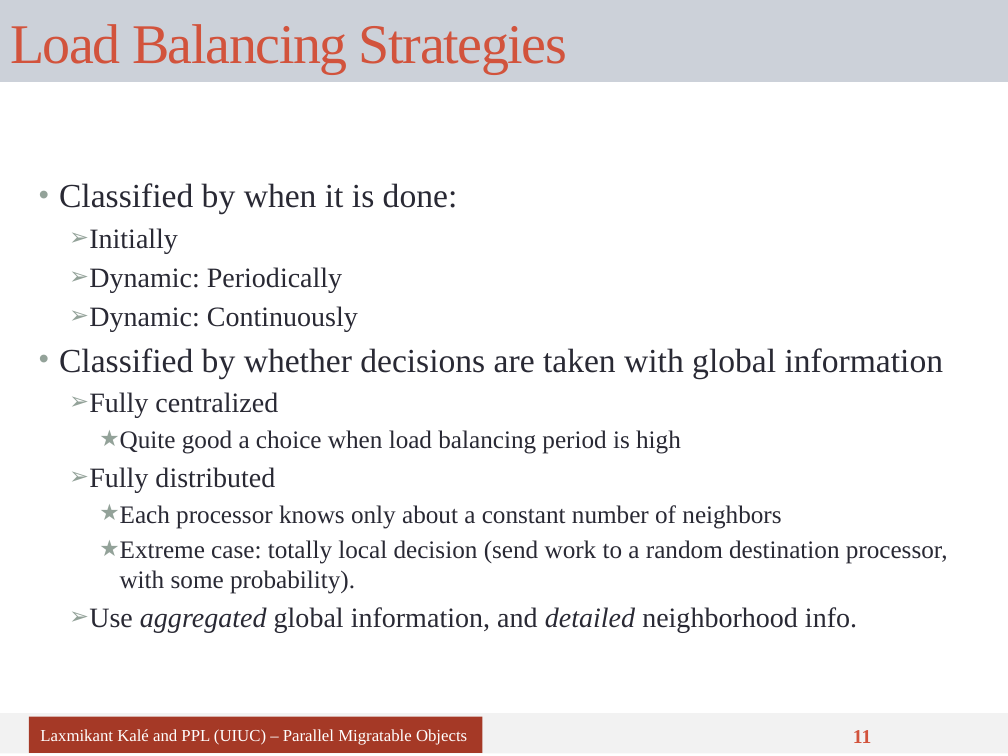
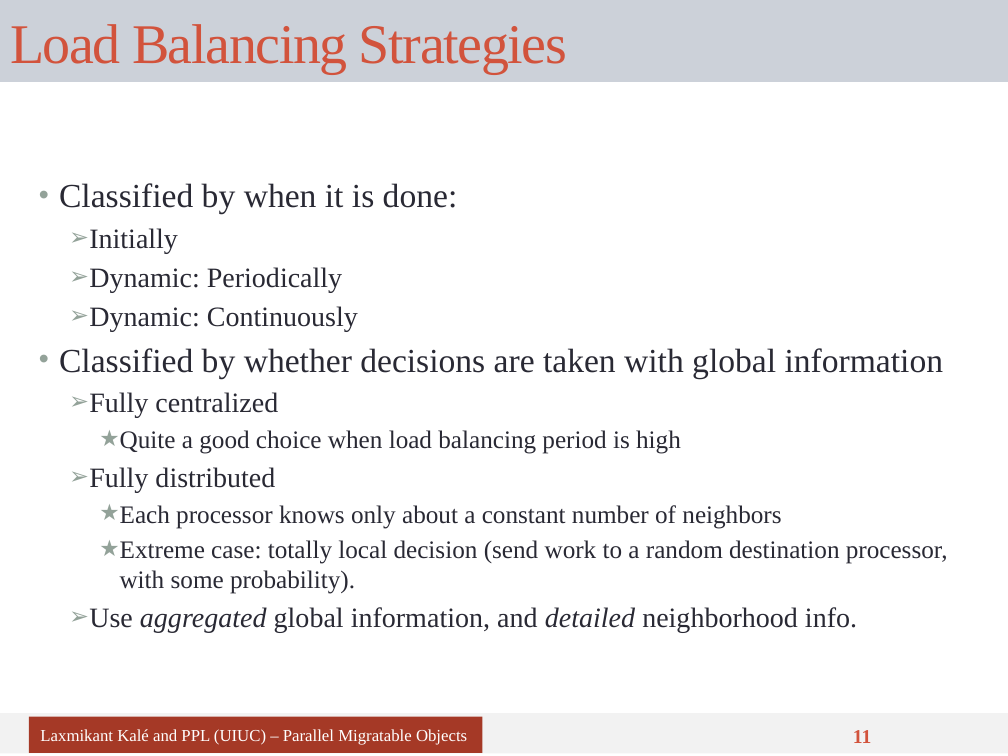
Before and after one commit to UIUC-PPL/charm_tutorial, a slide deck: slide 11 of tutorial-10-load_balancing.pptx. Drawn at 1008x756 pixels with LibreOffice and Linux fonts; fonts in the diff are those of the drawing. Boxes give left, top, right and bottom in pixels: in the first picture for what was removed or moved away, otherwise in the second. Text is boxed around its words. In the diff, an @@ line names an element or a change of style, - is before the commit and + after.

```diff
--- a/tutorial-10-load_balancing.pptx
+++ b/tutorial-10-load_balancing.pptx
@@ text at <box>120,430,681,454</box>: text changed @@
-    ★ Quite good a choice when load balancing period is high
+    ★ Quite a good choice when load balancing period is high
```
Also in this commit, not shown: 3 other slides changed.
